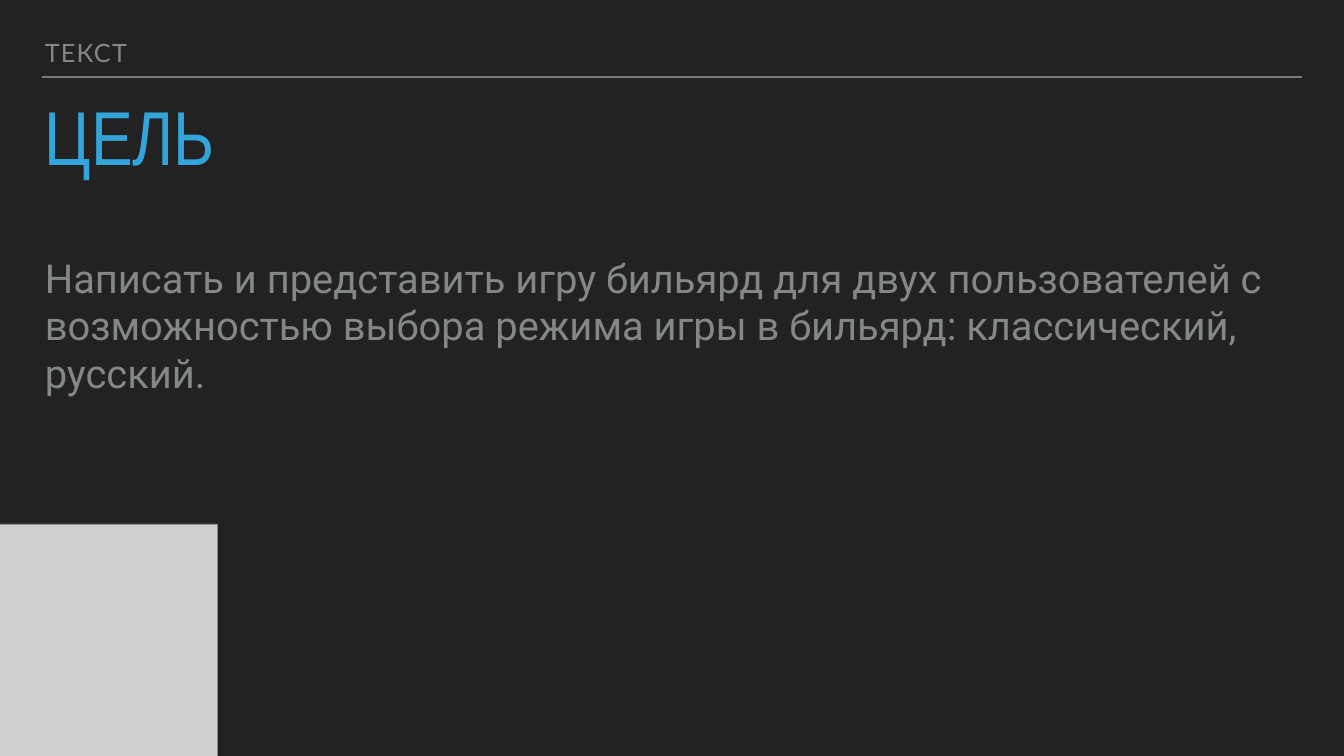
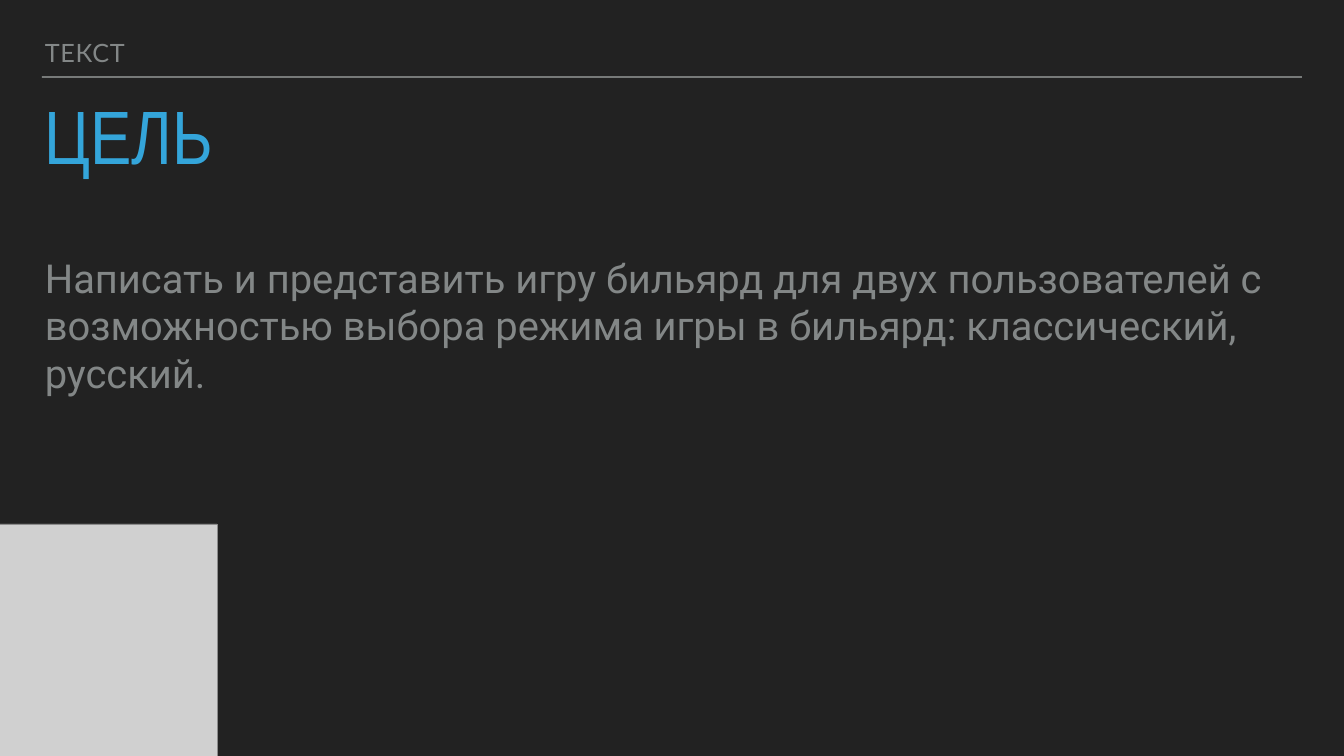
Before and after one commit to Plutorange/Billiard, a slide deck: slide 2 of Презентация биллиард.pptx. Drawn at 1344x756 pixels with LibreOffice and Linux fonts; fonts in the diff are those of the drawing; grey boxes stand for pictures. Boxes give left, top, right and bottom in pixels: in the first picture for what was removed or moved away, otherwise in the second. Text is boxed around its words. In the diff, an @@ line names an element or a change of style, - is before the commit and + after.

```diff
--- a/Презентация биллиард.pptx
+++ b/Презентация биллиард.pptx
@@ text "ТЕКСТ" at (45,44,125,62): letter spacing 1.8 to 1 pt @@
@@ title "ЦЕЛЬ" at (45,112,213,179): size 109.1 to 108 pt @@
```
Also in this commit, not shown: 4 other slides changed, 2 slides added, 1 slide removed, 2 other files.
